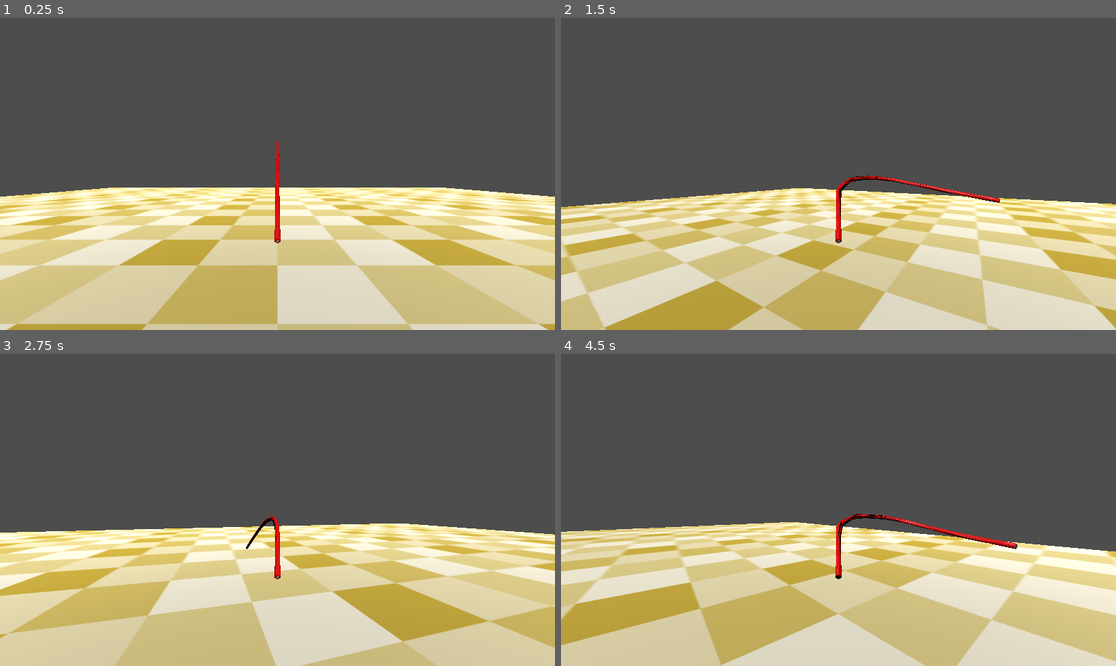
Above: before the commit, frames 1-4 (two rows, left to right).
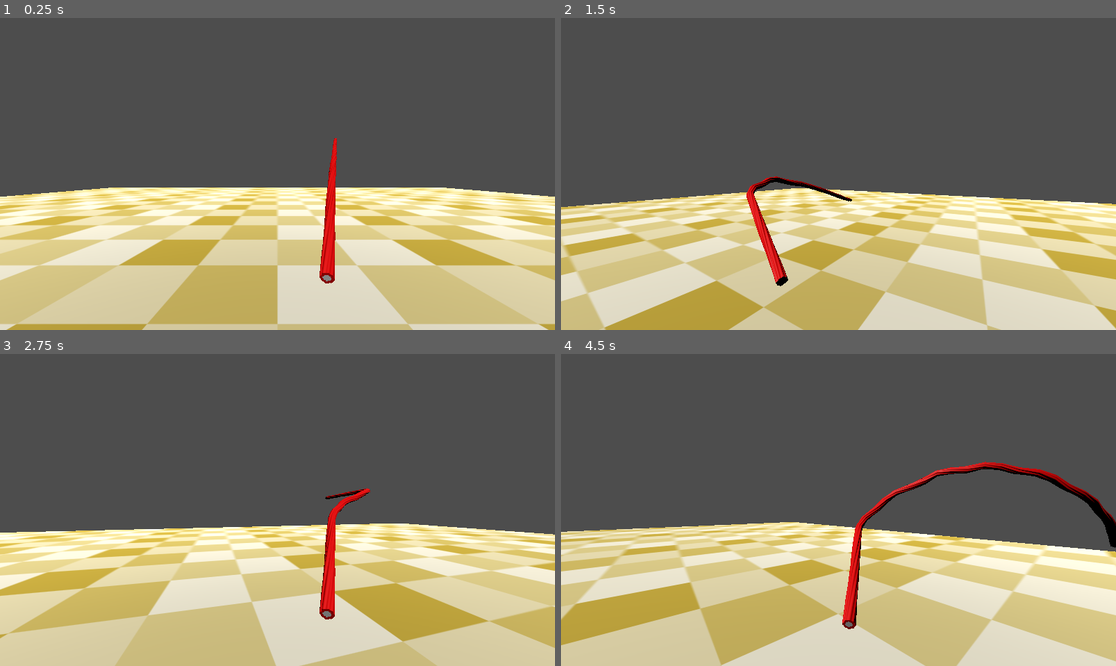
Above: after the commit, the same moments.

Repository: gartenschlaefer/flippin_sweet_deco_hunter
Game: Godot game, scene res://scenes/flippin_sweet_deco_hunter.tscn
The game is run twice, just before and just after one commit, with the same random seed, the same clock (stepped at 60 frames per second) and the same inputs.
Inputs (mouse positions are in pixels of both pictures, inside the frame that each line leads up to):
- Up to frame 1 (0.25 s): no input
- Up to frame 2 (1.5 s): tap Enter at 0.5 s; move the mouse to (866, 174) at 0.52 s; press the mouse at (866, 174) at 0.53 s; hold W (forward) from 0.53 s (still down); tap Space (jump) at 0.77 s; move the mouse to (810, 174) at 1.27 s; release the mouse at (810, 174) at 1.28 s; click (810, 174) at 1.35 s
- Up to frame 3 (2.75 s): keep holding W (forward); tap Space (jump) at 1.52 s; move the mouse to (288, 503) at 2.02 s; hold Q from 2.03 s (still down); click (288, 503) at 2.3 s
- Up to frame 4 (4.5 s): keep holding W (forward); move the mouse to (832, 516) at 2.77 s; release Q at 2.78 s; tap E at 2.85 s; tap Space (jump) at 3.02, 3.77 s; click (832, 516) at 3.05 s; move the mouse to (877, 513) at 3.52 s; press the mouse at (877, 513) at 3.53 s; move the mouse to (794, 506) at 4.27 s; release the mouse at (794, 506) at 4.28 s; click (794, 506) at 4.35 s

The runs differ from the first frame. In frame 1, 1.1% of the frame differs, in the area x 49-61%, y 38-86%; in frame 2, 1.4%; in frame 3, 1.2%; in frame 4, 2.6%, in the area x 49-100%, y 34-89%.

Commit message:
Crazy Targeting Snake Whip

Diff:
--- a/prefabs/fp_player.tscn
+++ b/prefabs/fp_player.tscn
@@ -15,3 +15,6 @@
 transform = Transform3D(1, 0, 0, 0, 1, 0, 0, 0, 1, 0, 1.8, 0)
 
 [node name="Camera3D" type="Camera3D" parent="head"]
+
+[node name="WeaponSocket" type="Node3D" parent="head/Camera3D"]
+transform = Transform3D(0.9659258, 0.25881904, 0, -0.10856218, 0.40515956, 0.9077775, 0.2349501, -0.8768457, 0.41945204, 0.15984178, -0.33606267, -0.65757656)
--- a/prefabs/licorice_whip.tscn
+++ b/prefabs/licorice_whip.tscn
@@ -1,133 +1,133 @@
-[gd_scene load_steps=4 format=3 uid="uid://bp324u76hfyw3"]
+[gd_scene load_steps=5 format=3 uid="uid://bp324u76hfyw3"]
 
 [ext_resource type="PackedScene" uid="uid://cyfh7n71pk55x" path="res://models/Licorice_Whip.glb" id="1_7nti1"]
-[ext_resource type="Script" uid="uid://bc432wknanv7t" path="res://scripts/licorice_whip.gd" id="1_qtq0k"]
+[ext_resource type="Script" uid="uid://yrpvp67e5mf7" path="res://scripts/weapon_whip_physics.gd" id="1_xkyhg"]
+[ext_resource type="Script" uid="uid://bwocj662q5fga" path="res://scripts/weapon_whip.gd" id="3_qtq0k"]
 
 [sub_resource type="CapsuleShape3D" id="CapsuleShape3D_xkyhg"]
 radius = 0.087890625
 height = 0.28814697
 
 [node name="LicoriceWhip" type="Node3D"]
-script = ExtResource("1_qtq0k")
-physics_allow_segment_x = null
-physics_allow_segment_y = null
-physics_allow_segment_z = null
-chain_stiffness = null
+script = ExtResource("3_qtq0k")
 
-[node name="Licorice_Whip" parent="." instance=ExtResource("1_7nti1")]
+[node name="WhipPhysics" type="Node3D" parent="."]
+script = ExtResource("1_xkyhg")
 
-[node name="Physics" type="Node3D" parent="."]
+[node name="Physics" type="Node3D" parent="WhipPhysics"]
 
-[node name="RigidBody3D" type="RigidBody3D" parent="Physics"]
+[node name="RigidBody3D" type="RigidBody3D" parent="WhipPhysics/Physics"]
 transform = Transform3D(1, 0, 0, 0, 1, 0, 0, 0, 1, 0, 0.5, 0)
 mass = 0.2
 can_sleep = false
 freeze = true
 
-[node name="CollisionShape3D" type="CollisionShape3D" parent="Physics/RigidBody3D"]
+[node name="CollisionShape3D" type="CollisionShape3D" parent="WhipPhysics/Physics/RigidBody3D"]
 transform = Transform3D(1, 0, 0, 0, 1, 0, 0, 0, 1, 0, 0.1, 0)
 shape = SubResource("CapsuleShape3D_xkyhg")
 
-[node name="RigidBody3D2" type="RigidBody3D" parent="Physics"]
+[node name="RigidBody3D2" type="RigidBody3D" parent="WhipPhysics/Physics"]
 transform = Transform3D(1, 0, 0, 0, 1, 0, 0, 0, 1, 0, 0.8, 0)
 mass = 0.2
 can_sleep = false
 
-[node name="CollisionShape3D" type="CollisionShape3D" parent="Physics/RigidBody3D2"]
+[node name="CollisionShape3D" type="CollisionShape3D" parent="WhipPhysics/Physics/RigidBody3D2"]
 transform = Transform3D(1, 0, 0, 0, 1, 0, 0, 0, 1, 0, 0.1, 0)
 shape = SubResource("CapsuleShape3D_xkyhg")
 
-[node name="Generic6DOFJoint3D" type="Generic6DOFJoint3D" parent="Physics/RigidBody3D2"]
+[node name="Generic6DOFJoint3D" type="Generic6DOFJoint3D" parent="WhipPhysics/Physics/RigidBody3D2"]
 node_a = NodePath("../../RigidBody3D")
 node_b = NodePath("..")
 
-[node name="RigidBody3D3" type="RigidBody3D" parent="Physics"]
+[node name="RigidBody3D3" type="RigidBody3D" parent="WhipPhysics/Physics"]
 transform = Transform3D(1, 0, 0, 0, 1, 0, 0, 0, 1, 0, 1.1, 0)
 mass = 0.2
 can_sleep = false
 
-[node name="CollisionShape3D" type="CollisionShape3D" parent="Physics/RigidBody3D3"]
+[node name="CollisionShape3D" type="CollisionShape3D" parent="WhipPhysics/Physics/RigidBody3D3"]
 transform = Transform3D(1, 0, 0, 0, 1, 0, 0, 0, 1, 0, 0.1, 0)
 shape = SubResource("CapsuleShape3D_xkyhg")
 
-[node name="Generic6DOFJoint3D" type="Generic6DOFJoint3D" parent="Physics/RigidBody3D3"]
+[node name="Generic6DOFJoint3D" type="Generic6DOFJoint3D" parent="WhipPhysics/Physics/RigidBody3D3"]
 node_a = NodePath("../../RigidBody3D2")
 node_b = NodePath("..")
 
-[node name="RigidBody3D4" type="RigidBody3D" parent="Physics"]
+[node name="RigidBody3D4" type="RigidBody3D" parent="WhipPhysics/Physics"]
 transform = Transform3D(1, 0, 0, 0, 1, 0, 0, 0, 1, 0, 1.4, 0)
 mass = 0.2
 can_sleep = false
 
-[node name="CollisionShape3D" type="CollisionShape3D" parent="Physics/RigidBody3D4"]
+[node name="CollisionShape3D" type="CollisionShape3D" parent="WhipPhysics/Physics/RigidBody3D4"]
 transform = Transform3D(1, 0, 0, 0, 1, 0, 0, 0, 1, 0, 0.1, 0)
 shape = SubResource("CapsuleShape3D_xkyhg")
 
-[node name="Generic6DOFJoint3D" type="Generic6DOFJoint3D" parent="Physics/RigidBody3D4"]
+[node name="Generic6DOFJoint3D" type="Generic6DOFJoint3D" parent="WhipPhysics/Physics/RigidBody3D4"]
 node_a = NodePath("../../RigidBody3D3")
 node_b = NodePath("..")
 
-[node name="RigidBody3D5" type="RigidBody3D" parent="Physics"]
+[node name="RigidBody3D5" type="RigidBody3D" parent="WhipPhysics/Physics"]
 transform = Transform3D(1, 0, 0, 0, 1, 0, 0, 0, 1, 0, 1.7, 0)
 mass = 0.2
 can_sleep = false
 
-[node name="CollisionShape3D" type="CollisionShape3D" parent="Physics/RigidBody3D5"]
+[node name="CollisionShape3D" type="CollisionShape3D" parent="WhipPhysics/Physics/RigidBody3D5"]
 transform = Transform3D(1, 0, 0, 0, 1, 0, 0, 0, 1, 0, 0.1, 0)
 shape = SubResource("CapsuleShape3D_xkyhg")
 
-[node name="Generic6DOFJoint3D" type="Generic6DOFJoint3D" parent="Physics/RigidBody3D5"]
+[node name="Generic6DOFJoint3D" type="Generic6DOFJoint3D" parent="WhipPhysics/Physics/RigidBody3D5"]
 node_a = NodePath("../../RigidBody3D4")
 node_b = NodePath("..")
 
-[node name="RigidBody3D6" type="RigidBody3D" parent="Physics"]
+[node name="RigidBody3D6" type="RigidBody3D" parent="WhipPhysics/Physics" groups=["weapon_part"]]
 transform = Transform3D(1, 0, 0, 0, 1, 0, 0, 0, 1, 0, 2, 0)
 mass = 0.2
 can_sleep = false
 
-[node name="CollisionShape3D" type="CollisionShape3D" parent="Physics/RigidBody3D6"]
+[node name="CollisionShape3D" type="CollisionShape3D" parent="WhipPhysics/Physics/RigidBody3D6"]
 transform = Transform3D(1, 0, 0, 0, 1, 0, 0, 0, 1, 0, 0.1, 0)
 shape = SubResource("CapsuleShape3D_xkyhg")
 
-[node name="Generic6DOFJoint3D" type="Generic6DOFJoint3D" parent="Physics/RigidBody3D6"]
+[node name="Generic6DOFJoint3D" type="Generic6DOFJoint3D" parent="WhipPhysics/Physics/RigidBody3D6"]
 node_a = NodePath("../../RigidBody3D5")
 node_b = NodePath("..")
 
-[node name="RigidBody3D7" type="RigidBody3D" parent="Physics"]
+[node name="RigidBody3D7" type="RigidBody3D" parent="WhipPhysics/Physics" groups=["weapon_part"]]
 transform = Transform3D(1, 0, 0, 0, 1, 0, 0, 0, 1, 0, 2.3, 0)
 mass = 0.2
 can_sleep = false
 
-[node name="CollisionShape3D" type="CollisionShape3D" parent="Physics/RigidBody3D7"]
+[node name="CollisionShape3D" type="CollisionShape3D" parent="WhipPhysics/Physics/RigidBody3D7"]
 transform = Transform3D(1, 0, 0, 0, 1, 0, 0, 0, 1, 0, 0.1, 0)
 shape = SubResource("CapsuleShape3D_xkyhg")
 
-[node name="Generic6DOFJoint3D" type="Generic6DOFJoint3D" parent="Physics/RigidBody3D7"]
+[node name="Generic6DOFJoint3D" type="Generic6DOFJoint3D" parent="WhipPhysics/Physics/RigidBody3D7"]
 node_a = NodePath("../../RigidBody3D6")
 node_b = NodePath("..")
 
-[node name="RigidBody3D8" type="RigidBody3D" parent="Physics"]
+[node name="RigidBody3D8" type="RigidBody3D" parent="WhipPhysics/Physics" groups=["weapon_part"]]
 transform = Transform3D(1, 0, 0, 0, 1, 0, 0, 0, 1, 0, 2.6, 0)
 mass = 0.2
 can_sleep = false
 
-[node name="CollisionShape3D" type="CollisionShape3D" parent="Physics/RigidBody3D8"]
+[node name="CollisionShape3D" type="CollisionShape3D" parent="WhipPhysics/Physics/RigidBody3D8"]
 transform = Transform3D(1, 0, 0, 0, 1, 0, 0, 0, 1, 0, 0.1, 0)
 shape = SubResource("CapsuleShape3D_xkyhg")
 
-[node name="Generic6DOFJoint3D" type="Generic6DOFJoint3D" parent="Physics/RigidBody3D8"]
+[node name="Generic6DOFJoint3D" type="Generic6DOFJoint3D" parent="WhipPhysics/Physics/RigidBody3D8"]
 node_a = NodePath("../../RigidBody3D7")
 node_b = NodePath("..")
 
-[node name="RigidBody3D9" type="RigidBody3D" parent="Physics"]
+[node name="RigidBody3D9" type="RigidBody3D" parent="WhipPhysics/Physics" groups=["weapon_part"]]
 transform = Transform3D(1, 0, 0, 0, 1, 0, 0, 0, 1, 0, 2.9, 0)
 mass = 0.2
 can_sleep = false
 
-[node name="CollisionShape3D" type="CollisionShape3D" parent="Physics/RigidBody3D9"]
+[node name="CollisionShape3D" type="CollisionShape3D" parent="WhipPhysics/Physics/RigidBody3D9"]
 transform = Transform3D(1, 0, 0, 0, 1, 0, 0, 0, 1, 0, 0.1, 0)
 shape = SubResource("CapsuleShape3D_xkyhg")
 
-[node name="Generic6DOFJoint3D" type="Generic6DOFJoint3D" parent="Physics/RigidBody3D9"]
+[node name="Generic6DOFJoint3D" type="Generic6DOFJoint3D" parent="WhipPhysics/Physics/RigidBody3D9"]
 node_a = NodePath("../../RigidBody3D8")
 node_b = NodePath("..")
+
+[node name="Licorice_Whip" parent="WhipPhysics" instance=ExtResource("1_7nti1")]
--- a/prefabs/licorish_whip_mesh.tscn
+++ /dev/null
@@ -1,6 +0,0 @@
-[gd_scene load_steps=2 format=3 uid="uid://nxoqxn1w4a35"]
-
-[ext_resource type="Script" uid="uid://k7llwc7sumpa" path="res://scripts/licorice_whip_mesh.gd" id="1_knq1g"]
-
-[node name="LicorishWhipMesh" type="MeshInstance3D"]
-script = ExtResource("1_knq1g")
--- /dev/null
+++ b/prefabs/weapon_base.tscn
@@ -0,0 +1,3 @@
+[gd_scene format=3 uid="uid://cgqdbsk2572uk"]
+
+[node name="WeaponBase" type="Node3D"]
--- a/project.godot
+++ b/project.godot
@@ -51,3 +51,8 @@
 "events": [Object(InputEventKey,"resource_local_to_scene":false,"resource_name":"","device":-1,"window_id":0,"alt_press …(192 unchanged characters)…
 ]
 }
+attack={
+"deadzone": 0.2,
+"events": [Object(InputEventMouseButton,"resource_local_to_scene":false,"resource_name":"","device":-1,"window_id":0,"alt_pressed":false,"shift_pressed":false,"ctrl_pressed":false,"meta_pressed":false,"button_mask":1,"position":Vector2(317, 23),"global_position":Vector2(326, 71),"factor":1.0,"button_index":1,"canceled":false,"pressed":true,"double_click":false,"script":null)
+]
+}
--- a/scenes/deco_hunt_world.tscn
+++ b/scenes/deco_hunt_world.tscn
@@ -1,8 +1,7 @@
-[gd_scene load_steps=6 format=3 uid="uid://c3a8qsy3ho4yp"]
+[gd_scene load_steps=5 format=3 uid="uid://c3a8qsy3ho4yp"]
 
 [ext_resource type="Material" uid="uid://b6ncbnox5ob0h" path="res://materials/raster_texture.tres" id="1_hypvu"]
 [ext_resource type="PackedScene" uid="uid://cs6jw26dvr3ym" path="res://prefabs/fp_player.tscn" id="1_yq521"]
-[ext_resource type="PackedScene" uid="uid://bp324u76hfyw3" path="res://prefabs/licorice_whip.tscn" id="3_i0axm"]
 
 [sub_resource type="PlaneMesh" id="PlaneMesh_2rdx1"]
 material = ExtResource("1_hypvu")
@@ -26,6 +25,3 @@
 
 [node name="fp_player" parent="." instance=ExtResource("1_yq521")]
 transform = Transform3D(1, 0, 0, 0, 1, 0, 0, 0, 1, 0, 0.5390434, 6.353165)
-
-[node name="LicoriceWhip" parent="fp_player" instance=ExtResource("3_i0axm")]
-transform = Transform3D(1, 0, 0, 0, 0.49999997, 0.86602545, 0, -0.86602545, 0.49999997, 0, 1.2650576, -1.6241736)
--- a/scripts/fp_player.gd
+++ b/scripts/fp_player.gd
@@ -2,6 +2,7 @@
 # first person player
 
 extends CharacterBody3D
+class_name  Player
 
 # refs
 @onready var head = $head
@@ -11,14 +12,34 @@
 const jump_velocity = 4.5
 const mouse_sensitivity = 0.01
 
+@onready var weapon_socket: Node3D = $head/Camera3D/WeaponSocket
+
+var _weapon: WeaponBase = null
+
+var weapon: WeaponBase:
+	set(value):
+		if _weapon:
+			_weapon.on_unequip()
+			_weapon.queue_free()
+
+		_weapon = value
+
+		if _weapon:
+			weapon_socket.add_child(_weapon)
+			_weapon.transform = Transform3D.IDENTITY
+			_weapon.on_equip(self)
+
 
 func _ready():
-
+	weapon = preload("res://prefabs/licorice_whip.tscn").instantiate()
 	# hide mouse and lock at center
 	Input.set_mouse_mode(Input.MOUSE_MODE_CAPTURED)
 
 
 func _input(event):
+
+	if _weapon and Input.is_action_just_pressed("attack"):
+		_weapon.attack()
 
 	# only mouse input
 	if not event is InputEventMouseMotion: return
--- a/scripts/licorice_whip_mesh.gd
+++ /dev/null
@@ -1,20 +0,0 @@
-@export_node_path("Skeleton3D") var skeleton_path: NodePath
-@export var start_scene: PackedScene
-
-
-var offsets := []
-
-func _ready():
-	offsets.resize(segs.size())
-	for i in segs.size():
-		var bone := i + 1
-		var bone_pose := skeleton.get_bone_global_pose(bone)
-		var seg_pose := segs[i].global_transform
-		offsets[i] = seg_pose.affine_inverse() * bone_pose
-
-func _physics_process(delta):
-	skeleton.clear_bones_global_pose_override()
-	for i in segs.size():
-		var bone := i + 1
-		var t := segs[i].global_transform * offsets[i]
-		skeleton.set_bone_global_pose_override(bone, t, 1.0, true)
--- /dev/null
+++ b/scripts/weapon_base.gd
@@ -0,0 +1,159 @@
+extends Node3D
+class_name WeaponBase
+
+enum State { IDLE, ATTACKING, COMBO_WAIT, RETURNING }
+
+var state: State = State.IDLE
+
+var idle_pos := Vector3.ZERO
+var idle_rot := Vector3.ZERO
+
+var start_pos := Vector3.ZERO
+var start_rot := Vector3.ZERO
+var end_pos := Vector3.ZERO
+var end_rot := Vector3.ZERO
+var start_transform: Transform3D
+var end_transform: Transform3D
+
+var combo_index := 0
+var combo_timer := 0.0
+var combo_timeout := 0.5
+
+const DEPTH := 0.0
+const POS_SCALE := 0.01
+var attack_duration := 0.9
+var attack_time := 0.0
+var attack_alpha := 0.0
+
+var weapon_physics : Node3D
+
+func _ready():
+	for child in get_children():
+		if child.name == "Physics":
+			weapon_physics = child
+
+func attack():
+	if state == State.IDLE:
+		_start_attack(get_attack_pose(0))
+	elif state == State.COMBO_WAIT:
+		combo_index += 1
+		_start_attack(get_attack_pose(combo_index))
+
+func _start_attack(pose):
+	start_pos = position
+	start_rot = rotation
+	attack_time = 0.0
+	end_pos = pose.pos
+	end_rot = pose.rot
+	state = State.ATTACKING
+
+
+
+func _physics_process(delta):
+	if weapon_physics:
+		weapon_physics.physics_process(delta)
+	match state:
+		State.ATTACKING:
+			attack_time += delta / attack_duration
+			_apply_step(clamp(attack_time , 0.0, 1.0))
+			if attack_time  >= 1.0:
+				state = State.COMBO_WAIT
+				combo_timer = combo_timeout
+		State.COMBO_WAIT:
+			combo_timer -= delta
+			if combo_timer <= 0.0:
+				_start_return()
+		State.RETURNING:
+			attack_time  += delta / attack_duration
+			_apply_step(clamp(attack_time , 0.0, 1.0))
+			if attack_time  >= 1.0:
+				state = State.IDLE
+				combo_index = 0
+
+
+func _start_return():
+	start_pos = get_current_pos()
+	start_rot = rotation
+	end_pos = idle_pos
+	end_rot = idle_rot
+	attack_time  = 0.0
+	state = State.RETURNING
+
+func _apply_step(delta):
+	var speed := 1.0 / attack_duration
+	var step : float = speed * delta
+
+	var curr_pos := get_current_pos()
+	var curr_rot := rotation
+
+	var target_pos := curr_pos.move_toward(end_pos, step * curr_pos.distance_to(end_pos))
+	var target_rot := Vector3(
+		rotate_toward(curr_rot.x, end_rot.x, delta),
+		rotate_toward(curr_rot.y, end_rot.y, delta),
+		rotate_toward(curr_rot.z, end_rot.z, delta)
+	)
+
+	set_weapon_pose(target_pos, target_rot)
+
+
+func set_weapon_pose(pos: Vector3, rot: Vector3):
+	var local_pos := Vector3(
+		pos.x * POS_SCALE,
+		pos.y * POS_SCALE,
+		pos.z * POS_SCALE
+	)
+
+	transform.origin = local_pos
+	rotation = rot
+
+func get_current_pos() -> Vector3:
+	return Vector3(
+		transform.origin.x / POS_SCALE,
+		transform.origin.y / POS_SCALE,
+		transform.origin.z / POS_SCALE
+	)
+
+func get_attack_pose(index: int):
+	match index:
+		0:
+			return {
+				"pos": Vector3(-40, 0, -15),
+				"rot": Vector3(deg_to_rad(-10),deg_to_rad(15),deg_to_rad(45))
+				}
+
+		1:
+			return {
+				"pos": Vector3(10, 0, -5),
+				"rot": Vector3(0,0,deg_to_rad(-35))
+			}
+		2:
+			return {
+				"pos": Vector3(-20, 0, 30),
+				"rot": Vector3(deg_to_rad(35),deg_to_rad(15),deg_to_rad(15))
+			}
+		3:
+			return {
+				"pos": Vector3(-20, 0, 0),
+				"rot": Vector3(deg_to_rad(-30),0,deg_to_rad(15))
+			}
+		_:
+			return {
+				"pos": idle_pos,
+				"rot": idle_rot
+			}
+
+
+func rotate_toward(curr: float, target: float, max_delta: float) -> float:
+	var diff := wrapf(target - curr, -PI, PI)
+	diff = clamp(diff, -max_delta, max_delta)
+	return curr + diff
+
+
+func notify_hit(_enemy):
+	pass
+
+func on_equip(_player):
+	pass
+
+func on_unequip():
+	pass
--- /dev/null
+++ b/scripts/weapon_whip.gd
@@ -0,0 +1,67 @@
+extends WeaponBase
+class_name WeaponWhip
+
+enum SweetSource { NONE, INPUT, HIT }
+
+var sweet_active := false
+var sweet_timer := 0.0
+var sweet_window := 0.15
+var sweet_source := SweetSource.NONE
+var hit_pending := false
+@onready var whip_physics: WhipPhysics = $WhipPhysics
+
+func attack():
+	if state == State.ATTACKING and not sweet_active:
+		_start_sweetspot(SweetSource.INPUT)
+	else:
+		super.attack()
+		whip_physics.start_swing()
+
+func _physics_process(delta):
+	super._physics_process(delta)
+
+
+func notify_hit(_enemy):
+	if not sweet_active:
+		_start_sweetspot(SweetSource.HIT)
+		hit_pending = true
+	else:
+		hit_pending = true
+
+
+func _start_sweetspot(source):
+	sweet_active = true
+	sweet_timer = sweet_window
+	sweet_source = source
+	hit_pending = false
+
+
+func _resolve_sweetspot(input_received: bool):
+	if sweet_source == SweetSource.INPUT:
+		_whipcrack()
+	elif sweet_source == SweetSource.HIT and input_received:
+		_whipcrack()
+
+	sweet_active = false
+	sweet_source = SweetSource.NONE
+	hit_pending = false
+
+
+func _input(event):
+	if event.is_action_pressed("attack") and sweet_active and sweet_source == SweetSource.HIT:
+		_resolve_sweetspot(true)
+
+
+func _whipcrack():
+	_trigger_snapback()
+	_play_whip_sound()
+
+
+func _trigger_snapback():
+	var snap := Vector3(0, 0,-15)
+	set_weapon_pose(get_current_pos()+snap, rotation)
+	whip_physics.trigger_snapback()
+
+
+func _play_whip_sound():
+	pass
--- a/scripts/licorice_whip.gd
+++ b/scripts/weapon_whip_physics.gd
@@ -1,21 +1,36 @@
 extends Node3D
+class_name WhipPhysics
 
 @onready var skeleton: Skeleton3D = $Licorice_Whip/Armature/Skeleton3D
 @onready var mesh: MeshInstance3D = _find_mesh($Licorice_Whip)
 @onready var physics: Node3D = $Physics
+@onready var cam : Camera3D = get_viewport().get_camera_3d()
 @export var physics_allow_segment_x: float = 15.0
-@export var physics_allow_segment_y: float = 50.0
+@export var physics_allow_segment_y: float = 15.0
 @export var physics_allow_segment_z: float = 15.0
 @export var chain_stiffness := 1.0
-
-
-var whip_instance: Node3D
+@export var swing_force := 10.0
+@export var snap_force := -100.0
+@export var snap_duration := 0.55
+@export var swing_duration := 0.90
+@export var camera_direction_distance := 5.0
+
+enum DrivePhase {
+	NONE,
+	SWING_OUT,
+	TARGET
+}
+
+var drive_phase : DrivePhase = DrivePhase.NONE
+var drive_time : float = 0.0
+
 var segs: Array[RigidBody3D] = []
 var rest_lengths: Array[float] = []
 var rest_dirs_local: Array[Vector3] = []
-
-
 var offsets := []
+var snap_time := 0.0
+var is_swinging : bool
+var is_snapping : bool
 
 func _ready():
 	segs.clear()
@@ -45,7 +60,16 @@
 	_cache_rest_data()
 
 
-func _physics_process(delta):
+func _physics_process(_delta):
+	if snap_time > 0.0:
+		if is_snapping:
+			apply_torque(snap_force)
+		if is_swinging:
+			apply_torque(swing_force)
+		snap_time -= _delta
+	else:
+		is_snapping = false
+		is_swinging = false
 	stabilize_chain_angles()
 
 	skeleton.clear_bones_global_pose_override()
@@ -72,11 +96,11 @@
 		var b := segs[i]
 
 		var dir := b.global_position - a.global_position
-		var len := dir.length()
-		if len == 0.0:
-			continue
-
-		var n := dir / len
+		var length := dir.length()
+		if length == 0.0:
+			continue
+
+		var n := dir / length
 		var target := rest_lengths[i - 1]
 
 		var forward: Vector3 = a.global_transform.basis * rest_dirs_local[i - 1]
@@ -86,7 +110,7 @@
 		var angle := acos(dotv)
 
 		if angle <= max_x:
-			if abs(len - target) > 0.0001:
+			if abs(length - target) > 0.0001:
 				b.global_position = a.global_position + n * target
 			continue
 
@@ -120,16 +144,15 @@
 		var b := segs[i]
 
 		var d := b.global_position - a.global_position
-		var len := d.length()
-		rest_lengths.append(len)
+		var length := d.length()
+		rest_lengths.append(length)
 
 		var n := Vector3.ZERO
-		if len > 0.0:
-			n = d / len
+		if length > 0.0:
+			n = d / length
 
 		var a_inv: Basis = a.global_transform.basis.inverse()
 		rest_dirs_local.append(a_inv * n)
-
 
 
 func _create_joint(a: RigidBody3D, b: RigidBody3D) -> Generic6DOFJoint3D:
@@ -183,3 +206,57 @@
 		if m:
 			return m
 	return null
+
+func start_swing():
+	snap_time = swing_duration
+	is_swinging = true
+	is_snapping = false
+
+
+func trigger_snapback():
+	snap_time = snap_duration
+	is_swinging = false
+	is_snapping = true
+
+
+func get_target_point() -> Vector3:
+	return cam.global_position - cam.global_transform.basis.z * camera_direction_distance
+
+func get_swing_out_point() -> Vector3:
+	return (
+		cam.global_position
+		- cam.global_transform.basis.z * camera_direction_distance
+		- cam.global_transform.basis.y * 2.0
+	)
+
+func apply_torque(force):
+	if cam == null:
+		return
+
+	var target_point := cam.global_position - cam.global_transform.basis.z * camera_direction_distance
+
+	var count := segs.size()
+	for i in range(count):
+		#if i < 1:
+			#break
+		var seg := segs[i]
+
+		var tip_pos := seg.global_position
+		var desired_dir := (target_point - tip_pos).normalized()
+
+		# ACHTUNG: Achse prüfen (z/y/x je nach Modell)
+		var current_dir := -seg.global_transform.basis.y
+
+		var axis := current_dir.cross(desired_dir)
+		var axis_len := axis.length()
+		if axis_len < 0.0001:
+			continue
+
+		axis /= axis_len
+		var angle := current_dir.angle_to(desired_dir)
+
+		# Gewichtung: hintere Segmente stärker
+		var t := float(i) / float(count - 1)
+		var strength :float = -force * t * t
+
+		seg.apply_torque(axis * angle * strength)
Binary file changed: models/Licorice_Whip.glb
Not shown: 1 places in scenes/donutworld.tscn that only renumber resources
Not shown, removed: scripts/licorice_whip.gd.uid
Not shown, removed: scripts/licorice_whip_mesh.gd.uid
Not shown, added: scripts/weapon_base.gd.uid
Not shown, added: scripts/weapon_whip.gd.uid
Not shown, added: scripts/weapon_whip_physics.gd.uid
